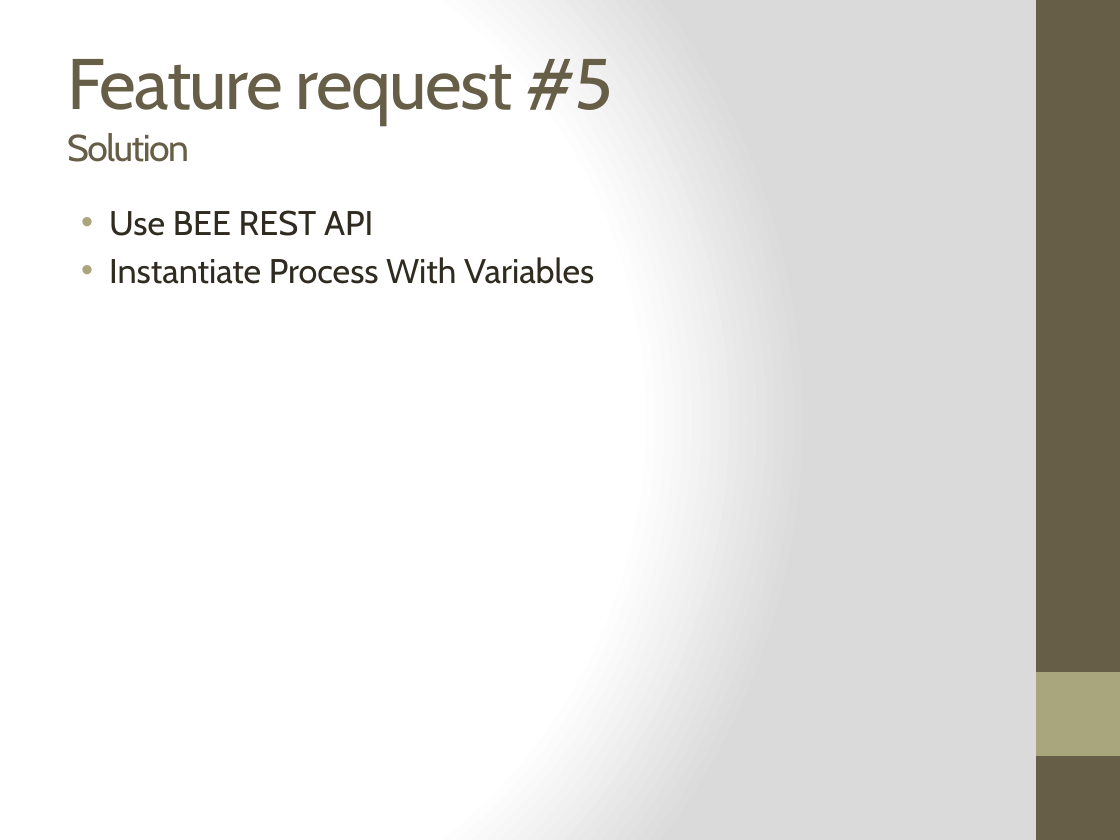
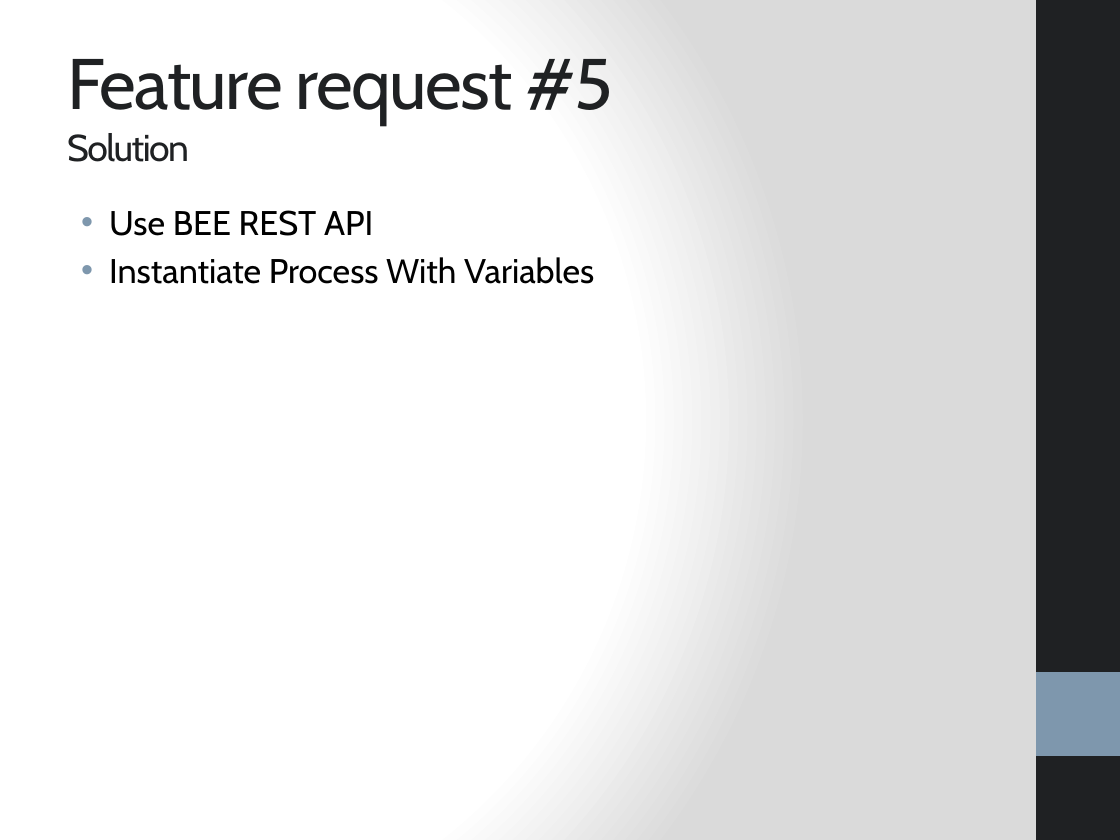
Before and after one commit to bouquetf/call-for-paper, a slide deck: slide 22 of slides/slides.pptx. Drawn at 1120x840 pixels with LibreOffice and Linux fonts; fonts in the diff are those of the drawing. Boxes give left, top, right and bottom in pixels: in the first picture for what was removed or moved away, otherwise in the second. Text is boxed around its words. In the diff, an @@ line names an element or a change of style, - is before the commit and + after.

Commit message:
changing style

```diff
--- a/slides/slides.pptx
+++ b/slides/slides.pptx
@@ rectangle at <box>1036,0,1120,840</box>: fill #675E47 to #1F2123 @@
@@ title "Feature request #5 Solution" at <box>67,59,614,162</box>: text colour #675E47 to #1F2123 @@
@@ text "Use BEE REST API" at <box>109,210,594,284</box>: text colour #2F2B20 to #000000; bullet colour #A9A57C to #7E97AD @@
@@ rectangle at <box>1036,672,1120,756</box>: fill #A9A57C to #7E97AD @@
```
Also in this commit, not shown: 22 other slides changed.
